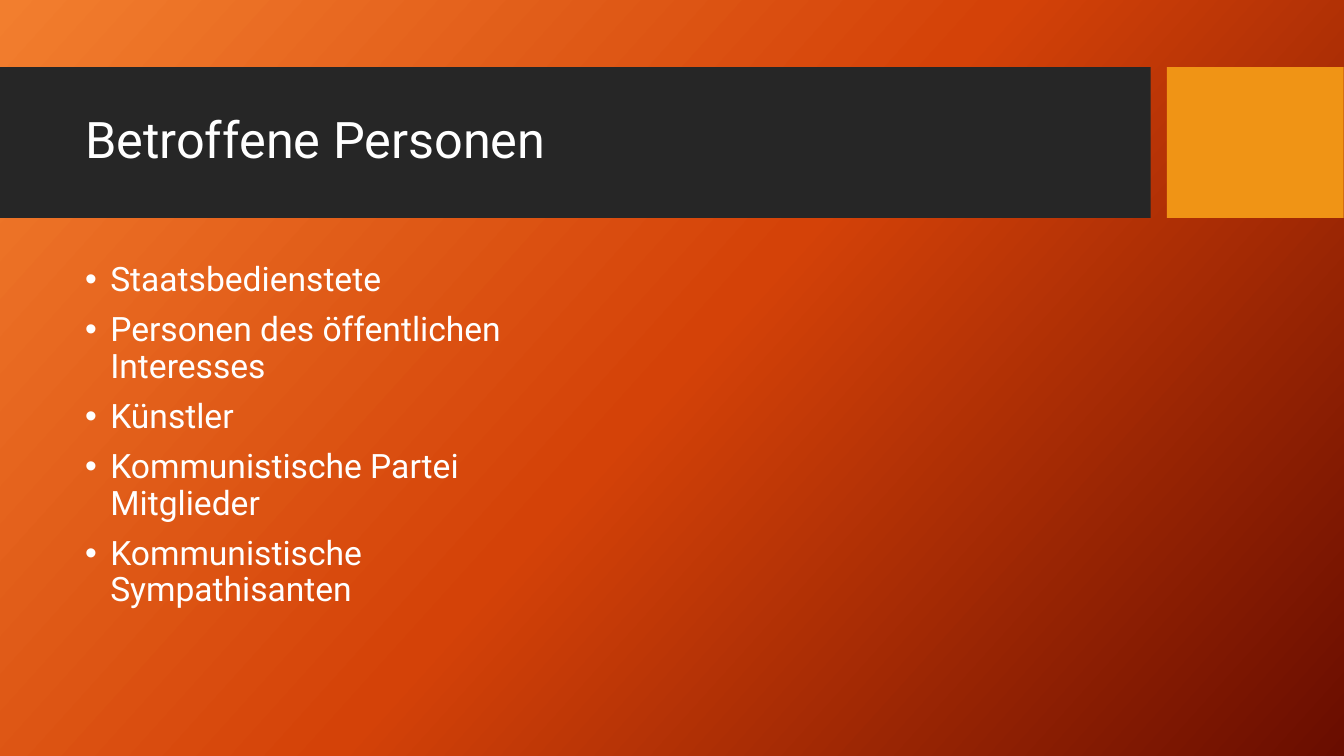
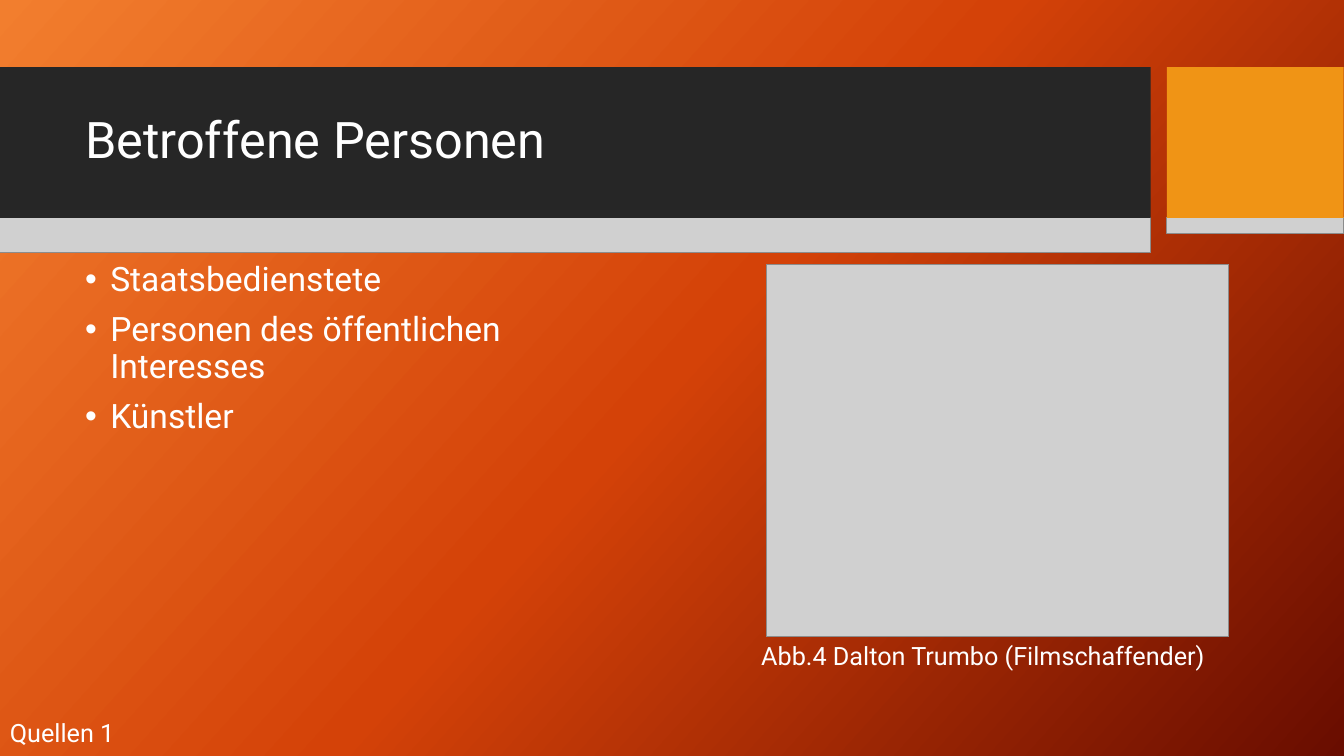
Before and after one commit to AkazeX/Schule, a slide deck: slide 5 of BM/Geschichte/McCathyismus/McCarthyismus.pptx. Drawn at 1344x756 pixels with LibreOffice and Linux fonts; fonts in the diff are those of the drawing; grey boxes stand for pictures; background and template pictures are left out. Boxes give left, top, right and bottom in pixels: in the first picture for what was removed or moved away, otherwise in the second. Text is boxed around its words. In the diff, an @@ line names an element or a change of style, - is before the commit and + after.

```diff
--- a/BM/Geschichte/McCathyismus/McCarthyismus.pptx
+++ b/BM/Geschichte/McCathyismus/McCarthyismus.pptx
@@ rectangle removed at bbox=[0, 68, 1150, 219] @@
@@ rectangle added at bbox=[0, 68, 1150, 219], fill #262626 @@
@@ rectangle removed at bbox=[1168, 68, 1344, 219] @@
@@ rectangle added at bbox=[1168, 68, 1344, 219], fill #F09415 @@
@@ picture added at bbox=[0, 217, 1150, 252] @@
@@ picture added at bbox=[1168, 218, 1344, 234] @@
@@ picture added at bbox=[766, 264, 1229, 637] @@
@@ text at bbox=[110, 452, 458, 608]: paragraphs removed @@
-• Kommunistische Partei Mitglieder
-• Kommunistische Sympathisanten
@@ text added at bbox=[761, 645, 1205, 671], 18 pt, text #FFFFFF @@
+Abb.4 Dalton Trumbo (Filmschaffender)
@@ text added at bbox=[10, 723, 114, 745], 18 pt, text #FFFFFF @@
+Quellen 1
```
Also in this commit, not shown: 6 other slides changed, 3 slides added, 2 slides removed, 1 other file.
